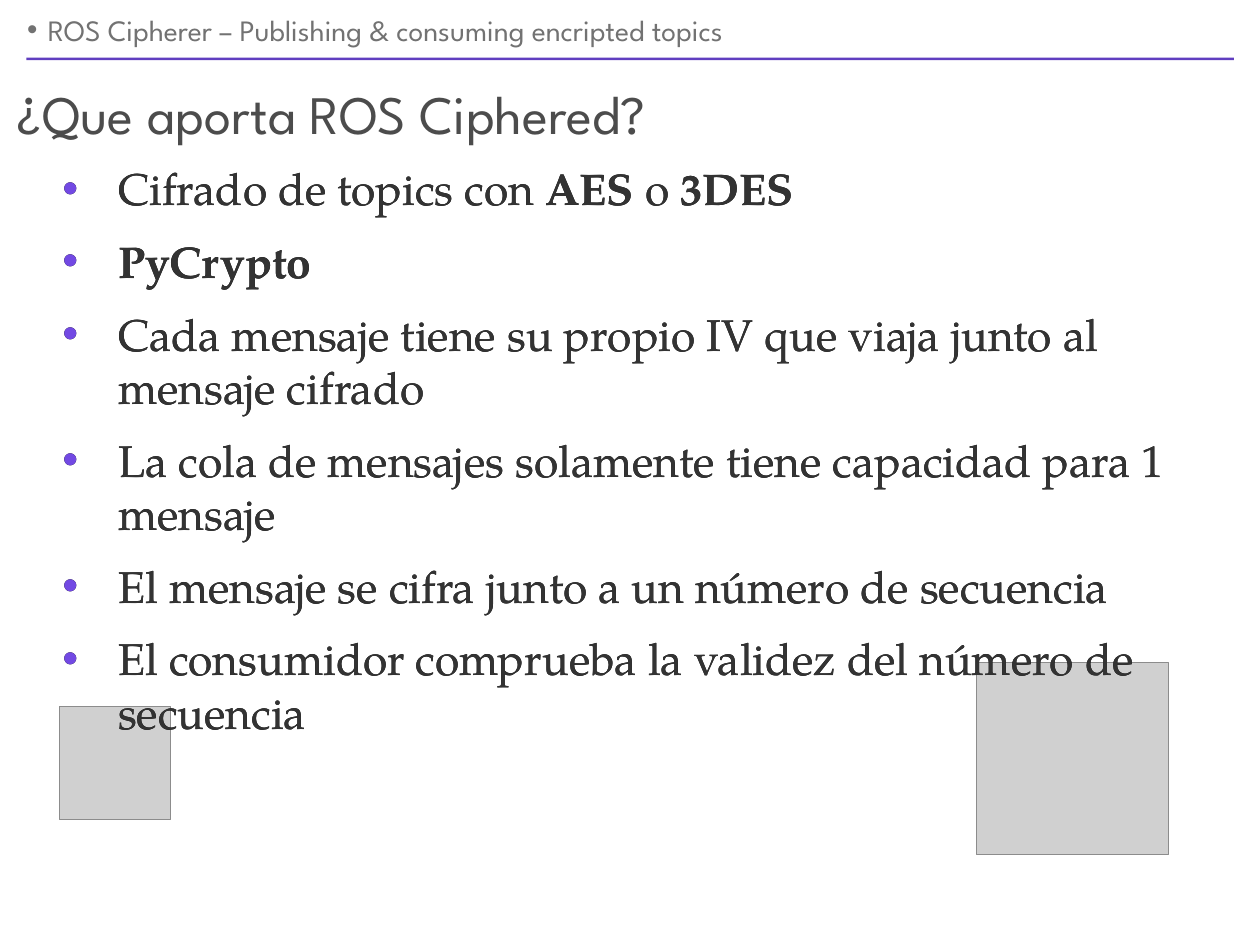
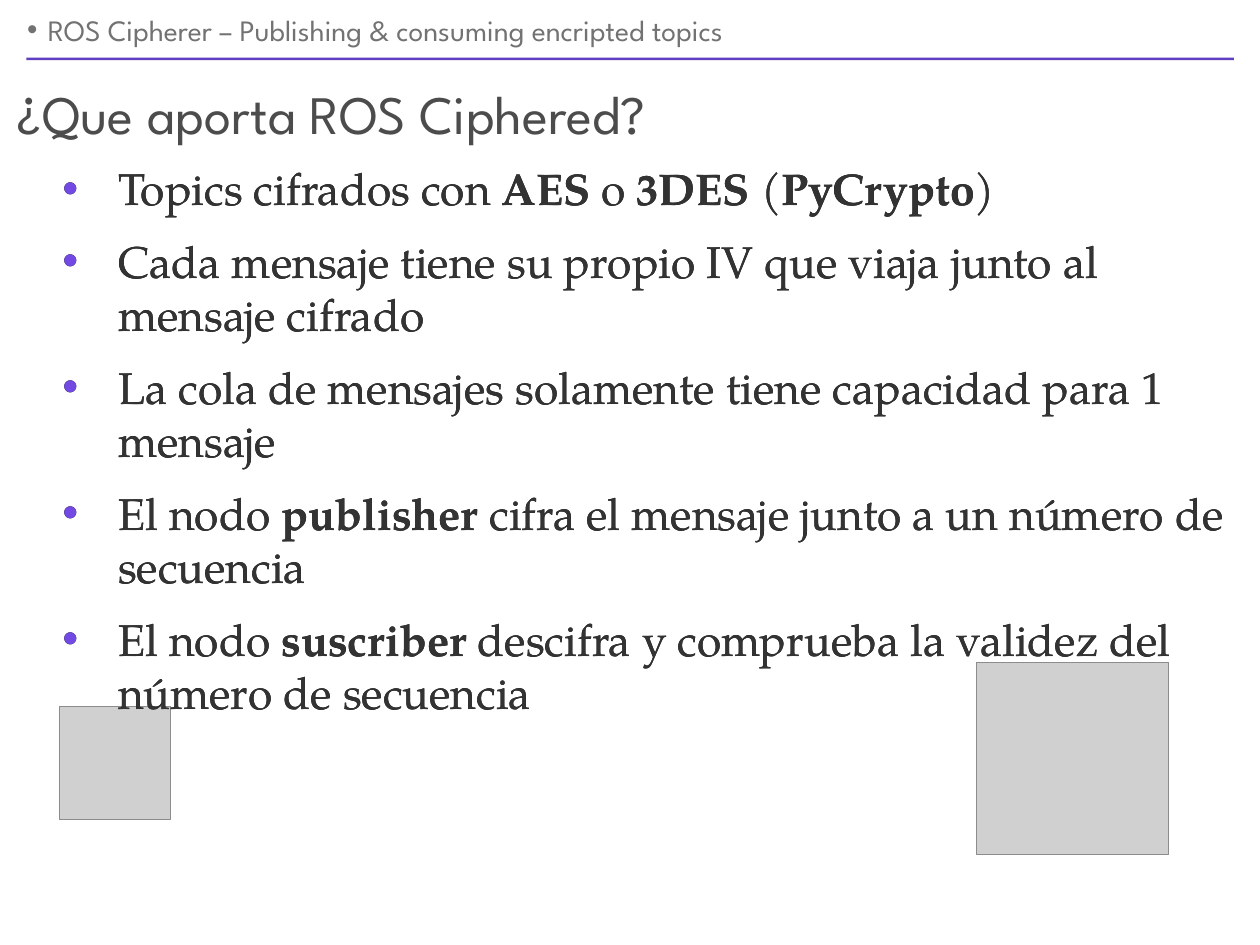
Before and after one commit to UleRobots/ROS-cipherer, a slide deck: slide 6 of Doc/ros-cipherer-presentation-v2.odp. Drawn at 1260x945 pixels with LibreOffice and Linux fonts; fonts in the diff are those of the drawing; grey boxes stand for pictures. Boxes give left, top, right and bottom in pixels: in the first picture for what was removed or moved away, otherwise in the second. Text is boxed around its words. In the diff, an @@ line names an element or a change of style, - is before the commit and + after.

Commit message:
Presentación

```diff
--- a/Doc/ros-cipherer-presentation-v2.odp
+++ b/Doc/ros-cipherer-presentation-v2.odp
@@ text at [118, 172, 995, 218]: text changed @@
-• Cifrado de topics con AES o 3DES
-• PyCrypto
+• Topics cifrados con AES o 3DES (PyCrypto)
@@ text at [118, 497, 1223, 726]: text changed @@
-• El mensaje se cifra junto a un número de secuencia
-• El consumidor comprueba la validez del número de secuencia
+• El nodo publisher cifra el mensaje junto a un número de secuencia
+• El nodo suscriber descifra y comprueba la validez del número de secuencia
```
Also in this commit, not shown: 2 other slides changed.
